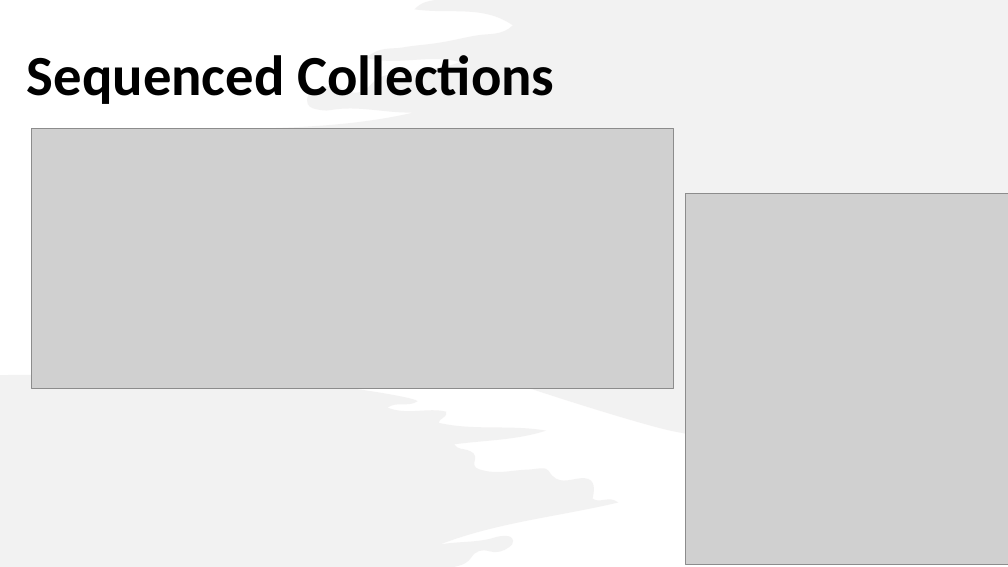
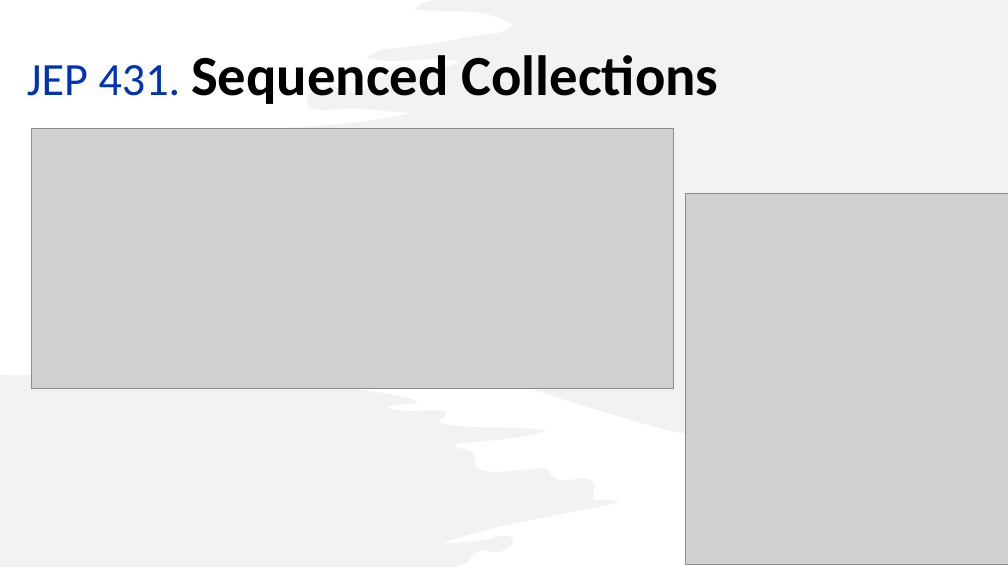
Before and after one commit to iuliana/jdk21-parent-project, a slide deck: slide 12 of Java21-Presentation.pptx (slide 11 before the commit). Drawn at 1008x567 pixels with LibreOffice and Linux fonts; fonts in the diff are those of the drawing; grey boxes stand for pictures. Boxes give left, top, right and bottom in pixels: in the first picture for what was removed or moved away, otherwise in the second. Text is boxed around its words. In the diff, an @@ line names an element or a change of style, - is before the commit and + after.

```diff
--- a/Java21-Presentation.pptx
+++ b/Java21-Presentation.pptx
@@ title at <box>27,55,718,104</box>: text changed @@
-Sequenced Collections
+JEP 431. Sequenced Collections
```
Also in this commit, not shown: 10 other slides changed, 7 slides added, 17 other files.
